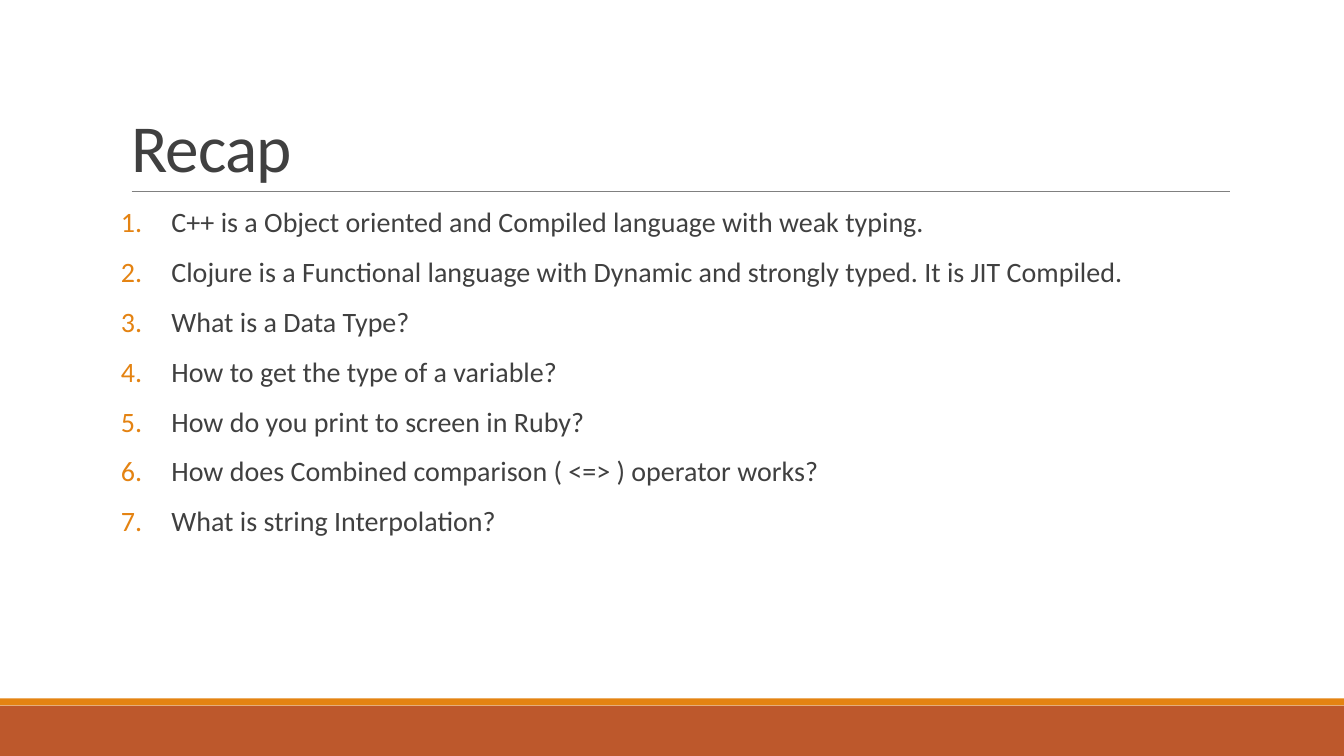
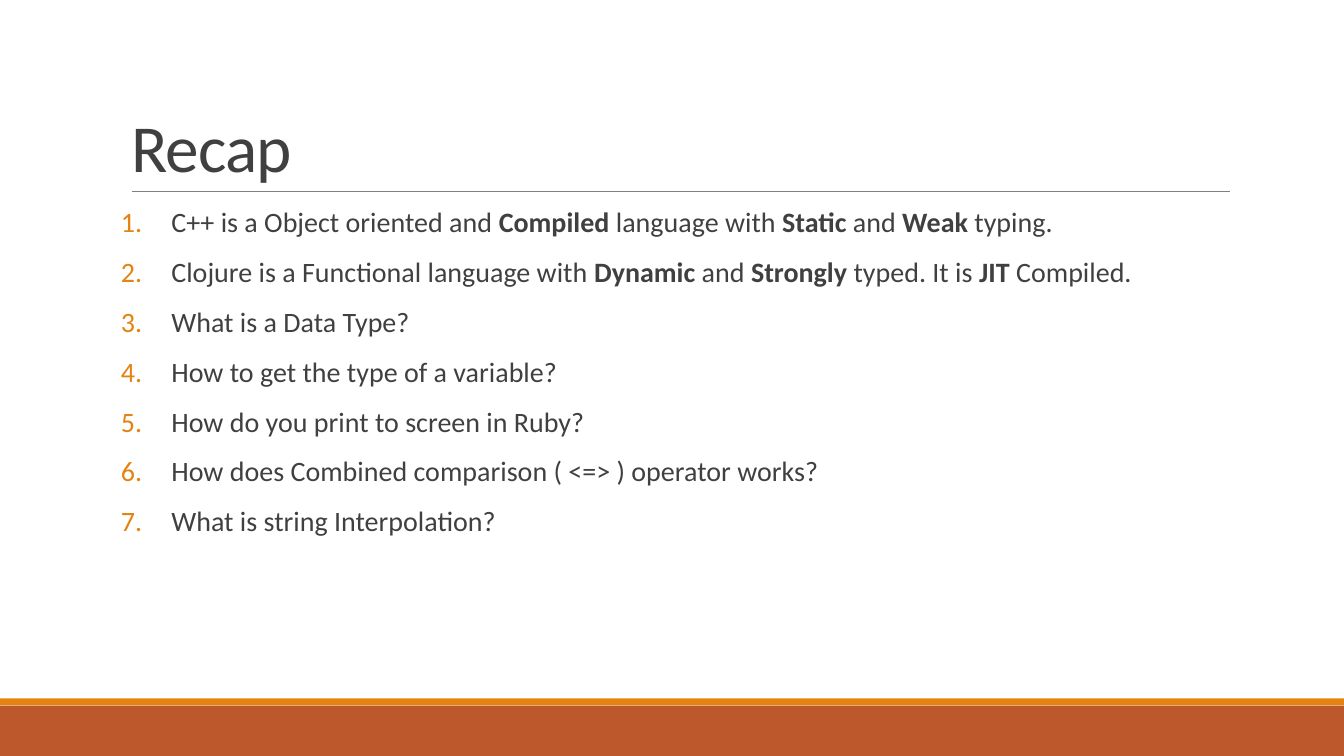
Before and after one commit to pawan9489/TeachingRuby, a slide deck: slide 2 of Session2-Array&Strings.pptx. Drawn at 1344x756 pixels with LibreOffice and Linux fonts; fonts in the diff are those of the drawing. Boxes give left, top, right and bottom in pixels: in the first picture for what was removed or moved away, otherwise in the second. Text is boxed around its words. In the diff, an @@ line names an element or a change of style, - is before the commit and + after.

```diff
--- a/Session2-Array&Strings.pptx
+++ b/Session2-Array&Strings.pptx
@@ text at (171,212,1131,287): text changed @@
-1. C++ is a Object oriented and Compiled language with weak typing.
-2. Clojure is a Functional language with Dynamic and strongly typed. It is JIT Compiled.
+1. C++ is a Object oriented and Compiled language with Static and Weak typing.
+2. Clojure is a Functional language with Dynamic and Strongly typed. It is JIT Compiled.
```
Also in this commit, not shown: 3 other slides changed, 1 slide removed, 52 other files.
